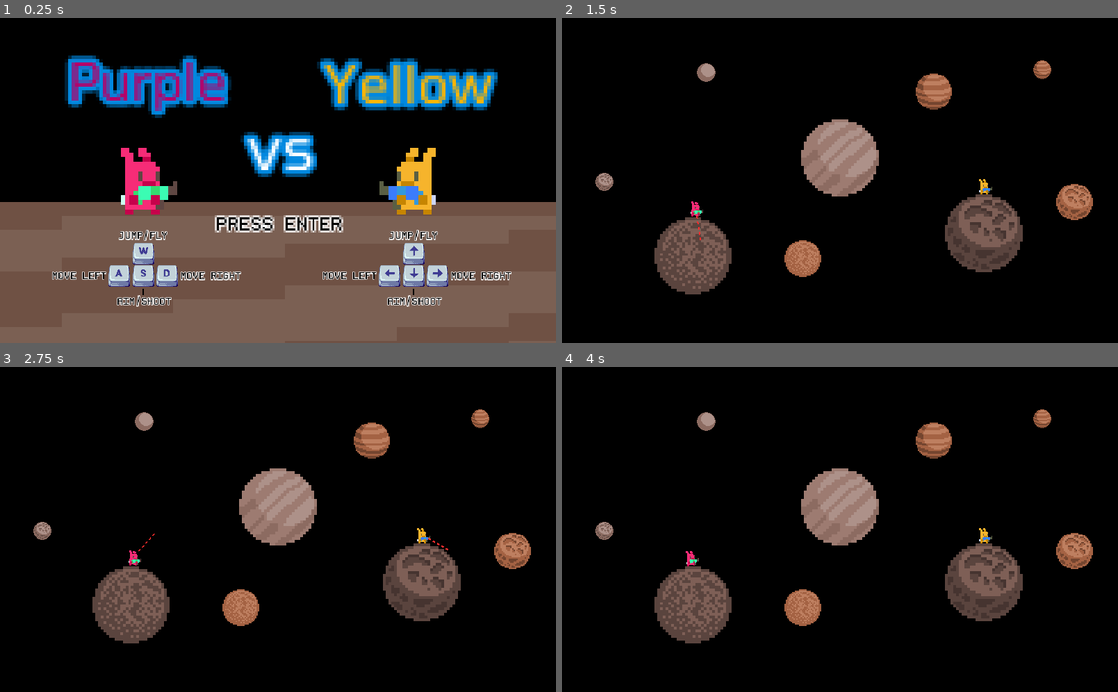
Above: before the commit, frames 1-4 (two rows, left to right).
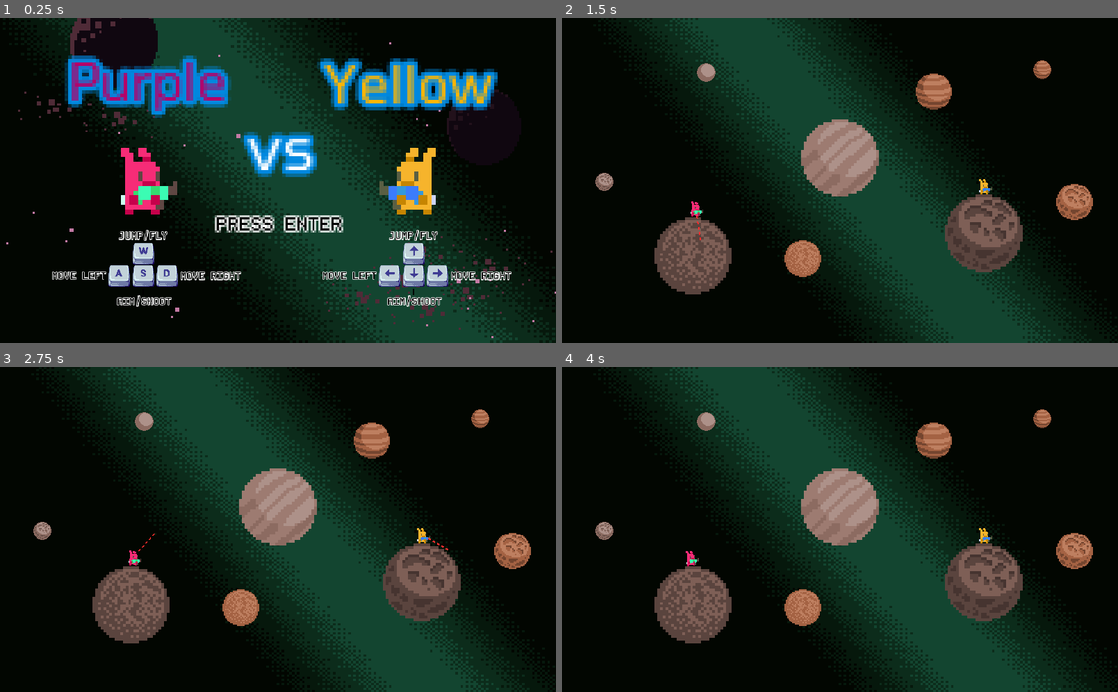
Above: after the commit, the same moments.

Repository: RichoM/Purple-vs-Yellow
Game: Godot game, scene res://menu.tscn
Same seed, same stepped clock (60 frames per second), same inputs: the game is played once before the commit and once after it.
Inputs (mouse positions are in pixels of both pictures, inside the frame that each line leads up to):
- Up to frame 1 (0.25 s): no input
- Up to frame 2 (1.5 s): click "PRESS ENTER" at 0.5 s; tap Enter at 1.25 s; move the mouse to (962, 164) at 1.27 s; hold D (p0_right) from 1.28 s (still down); tap S (p0_action) at 1.35 s
- Up to frame 3 (2.75 s): keep holding D (p0_right); tap W (p0_up) at 1.52, 2.27 s; tap Space at 2 s; move the mouse to (166, 545) at 2.02 s; tap Down (p1_action) at 2.1 s
- Up to frame 4 (4 s): move the mouse to (895, 458) at 2.77 s; release D (p0_right) at 2.78 s; hold A (p0_left) 2.78-3.5 s; tap S (p0_action) at 2.85 s; click "PRESS ENTER" at 3.5 s

The runs differ from the first frame. In frame 1, 56% of the frame differs, in the area x 0-100%, y 0-100%; in frame 2, 28%; in frame 3, 28%; in frame 4, 28%.

Commit message:
Added a very nice space background

Diff:
--- a/menu.tscn
+++ b/menu.tscn
@@ -8,6 +8,15 @@
 [ext_resource path="res://fonts/CatV_6x12_9.ttf" type="DynamicFontData" id=6]
 [ext_resource path="res://keys.tres" type="SpriteFrames" id=7]
 [ext_resource path="res://planets/planets.tres" type="SpriteFrames" id=8]
+[ext_resource path="res://space_background_pack/layers/parallax-space-backgound.png" type="Texture" id=9]
+[ext_resource path="res://space_background_pack/layers/parallax-space-far-planets.png" type="Texture" id=10]
+[ext_resource path="res://space_background_pack/layers/parallax-space-stars.png" type="Texture" id=11]
+
+[sub_resource type="ShaderMaterial" id=13]
+shader = ExtResource( 3 )
+shader_param/Shift_Hue = -0.514
+shader_param/Shift_Sat = 0.265
+shader_param/Shift_Val = -0.038
 
 [sub_resource type="ShaderMaterial" id=1]
 shader = ExtResource( 3 )
@@ -73,12 +82,27 @@
 position = Vector2( 1000, 1000 )
 script = ExtResource( 5 )
 
-[node name="background" type="Polygon2D" parent="."]
-position = Vector2( 128.058, -18.3527 )
-color = Color( 0, 0, 0, 1 )
-polygon = PoolVector2Array( -288.957, -54.1085, 31.7869, -55.7921, 33.6344, 84.1782, -288.211, 82.9877 )
+[node name="background" type="Sprite" parent="."]
+material = SubResource( 13 )
+position = Vector2( 0, -4.194 )
+scale = Vector2( 1.13665, 0.940339 )
+texture = ExtResource( 9 )
+
+[node name="background2" type="Sprite" parent="."]
+position = Vector2( 0.84332, 0.978562 )
+scale = Vector2( 0.751159, 0.752999 )
+texture = ExtResource( 11 )
+__meta__ = {
+"_editor_description_": ""
+}
+
+[node name="background3" type="Sprite" parent="."]
+position = Vector2( 0, -3.17024 )
+scale = Vector2( 0.831059, 0.870687 )
+texture = ExtResource( 10 )
 
 [node name="floor2" type="AnimatedSprite" parent="."]
+visible = false
 modulate = Color( 0.709804, 0.658824, 0.603922, 1 )
 position = Vector2( 2.88847, 80.2485 )
 scale = Vector2( 41.1912, 5.11854 )
--- a/player_test.tscn
+++ b/player_test.tscn
@@ -1,10 +1,17 @@
-[gd_scene load_steps=8 format=2]
+[gd_scene load_steps=10 format=2]
 
+[ext_resource path="res://space_background_pack/layers/parallax-space-backgound.png" type="Texture" id=1]
 [ext_resource path="res://player.tscn" type="PackedScene" id=2]
 [ext_resource path="res://game.gd" type="Script" id=3]
 [ext_resource path="res://music/DavidKBD - My Little Bots Pack - 01 - My little bots.ogg" type="AudioStream" id=4]
 [ext_resource path="res://planets/planets.tres" type="SpriteFrames" id=5]
 [ext_resource path="res://hue.gdshader" type="Shader" id=6]
+
+[sub_resource type="ShaderMaterial" id=13]
+shader = ExtResource( 6 )
+shader_param/Shift_Hue = -0.514
+shader_param/Shift_Sat = 0.265
+shader_param/Shift_Val = -0.038
 
 [sub_resource type="CircleShape2D" id=11]
 radius = 25.6595
@@ -22,6 +29,12 @@
 position = Vector2( 128.058, -18.3527 )
 color = Color( 0, 0, 0, 1 )
 polygon = PoolVector2Array( -1584.95, -484.644, 1386.4, -484.644, 1386.4, 510.113, -1584.95, 510.113 )
+
+[node name="background2" type="Sprite" parent="."]
+material = SubResource( 13 )
+position = Vector2( 17.176, -9.53328 )
+scale = Vector2( 7.06147, 6.14 )
+texture = ExtResource( 1 )
 
 [node name="camera" type="Camera2D" parent="."]
 current = true
Not shown: 1 places in menu.tscn that only renumber resources
Binary file added: space_background_pack/layers/parallax-space-backgound.png
Not shown, added: space_background_pack/layers/parallax-space-backgound.png.import
Binary file added: space_background_pack/layers/parallax-space-big-planet.png
Not shown, added: space_background_pack/layers/parallax-space-big-planet.png.import
Binary file added: space_background_pack/layers/parallax-space-far-planets.png
Not shown, added: space_background_pack/layers/parallax-space-far-planets.png.import
Binary file added: space_background_pack/layers/parallax-space-ring-planet.png
Not shown, added: space_background_pack/layers/parallax-space-ring-planet.png.import
Binary file added: space_background_pack/layers/parallax-space-stars.png
Not shown, added: space_background_pack/layers/parallax-space-stars.png.import
Not shown, added: space_background_pack/license.txt
(and 2 more such lines)
